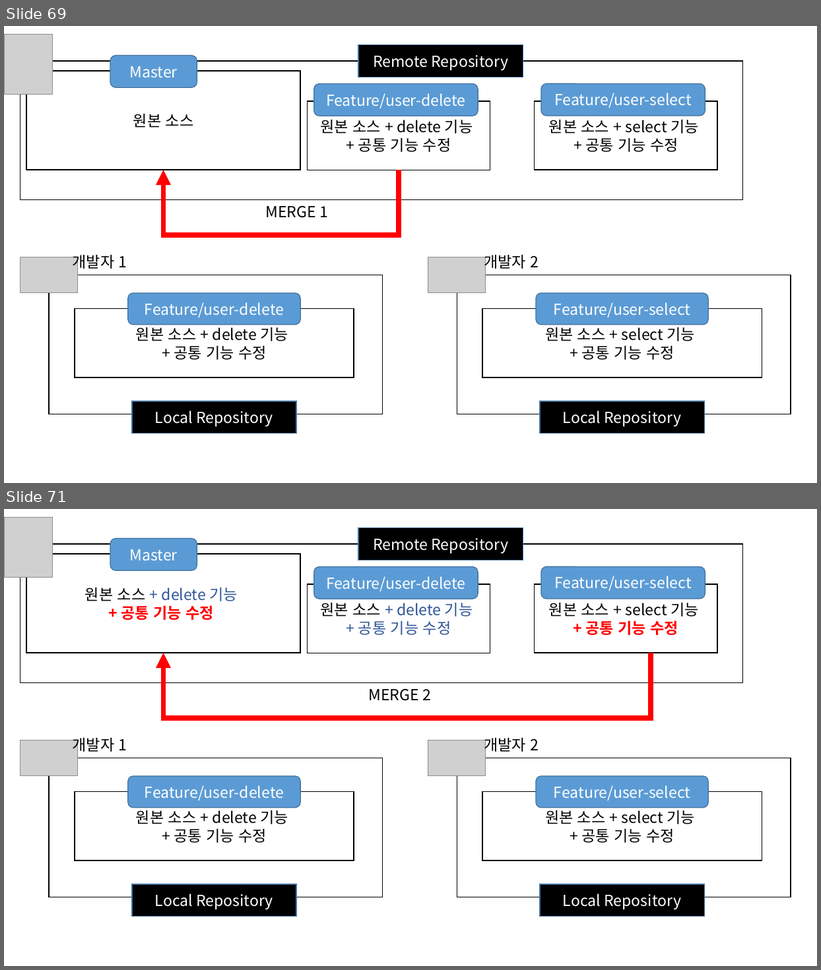
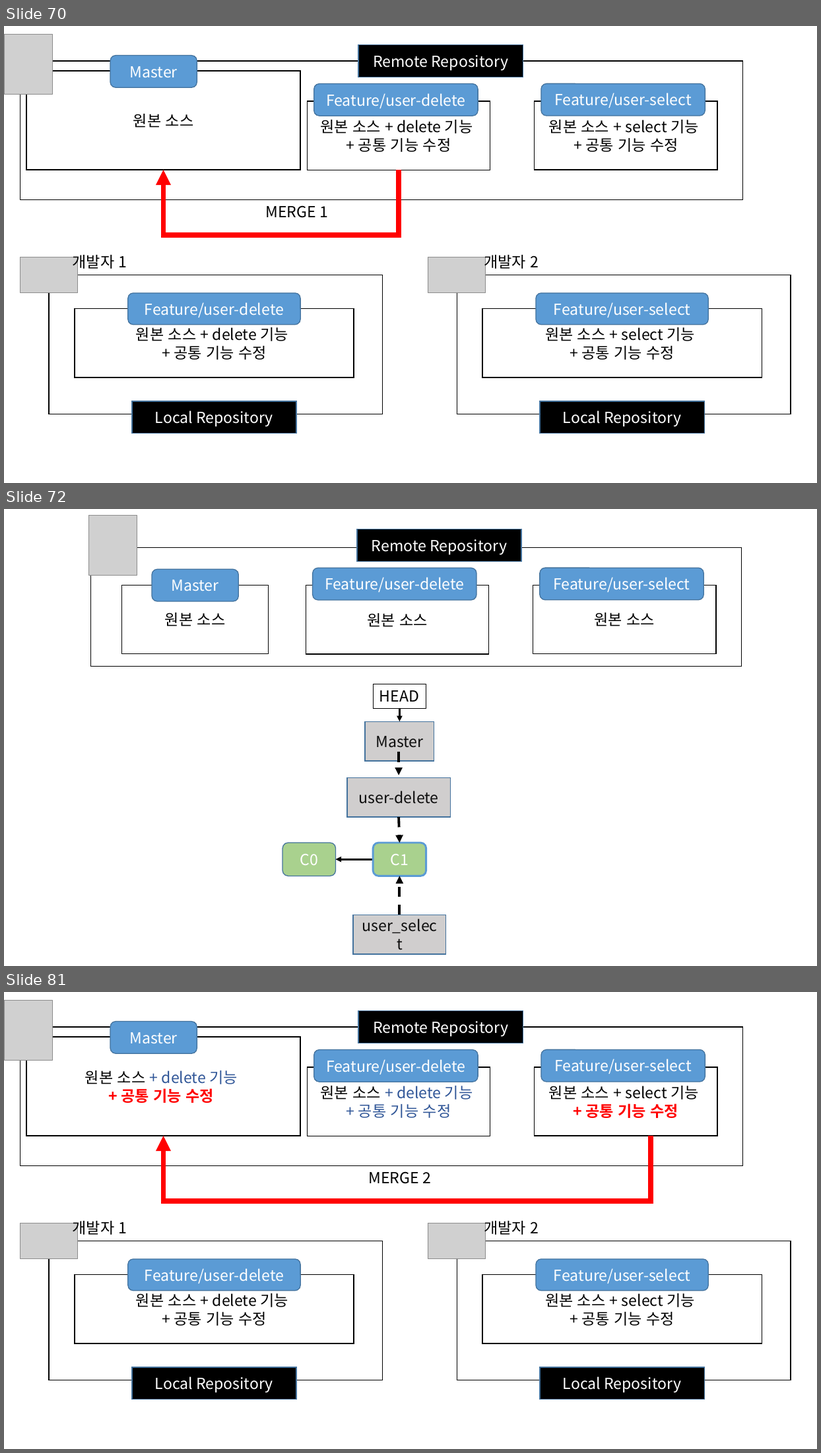
Before and after one commit to SungIn-Shin/git_powerpoint, a slide deck: git_from_the_hell.pptx. Shown one above the other, each under a label of ours: slides 69 and 71 before the commit, slides 70, 72 and 81 after it; the slides between them are not shown. The pictures are 821x970 and 821x1453 pixels, drawn with LibreOffice and Linux fonts; fonts in the diff are those of the drawing; grey boxes stand for pictures. Boxes give left, top, right and bottom in pixels: in the first picture for what was removed or moved away, otherwise in the second. Text is boxed around its words. In the diff, an @@ line names an element or a change of style, - is before the commit and + after.

```diff
--- a/git_from_the_hell.pptx
+++ b/git_from_the_hell.pptx
@@ slide 72 added at [4, 509, 817, 966], background #FFFFFF @@
@@ picture added at [88, 515, 137, 575] @@
@@ rectangle added at [90, 547, 741, 666], outline #000000 1 pt @@
@@ rectangle added at [357, 529, 522, 561], fill #000000, outline #43739E 1 pt, 18 pt, text #FFFFFF @@
+Remote Repository
@@ rounded rectangle added at [540, 568, 704, 600], fill #5B9BD5, outline #43739E 1 pt, 18 pt, text #FFFFFF @@
+Feature/user-select
@@ rectangle added at [122, 586, 269, 654], outline #000000 1 pt, 18 pt, text #000000 @@
+원본 소스
@@ rounded rectangle added at [152, 569, 238, 601], fill #5B9BD5, outline #43739E 1 pt, 18 pt, text #FFFFFF @@
+Master
@@ rectangle added at [306, 586, 489, 654], outline #000000 1 pt, 18 pt, text #000000 @@
+원본 소스
@@ rounded rectangle added at [313, 568, 477, 601], fill #5B9BD5, outline #43739E 1 pt, 18 pt, text #FFFFFF @@
+Feature/user-delete
@@ rectangle added at [533, 586, 717, 654], outline #000000 1 pt, 18 pt, text #000000 @@
+원본 소스
@@ rectangle added at [374, 684, 426, 708], outline #000000 0.75 pt, 18 pt, text #000000 @@
+HEAD
@@ rectangle added at [365, 722, 434, 762], fill #D0CECE, outline #43739E 1 pt, 18 pt, text #0D0D0D @@
+Master
@@ arrow added from (400, 708) to (400, 722), #000000 2.25 pt @@
@@ arrow added from (399, 753) to (399, 776), #000000 3 pt dashed @@
@@ rectangle added at [347, 778, 451, 818], fill #D0CECE, outline #43739E 1 pt, 18 pt, text #0D0D0D @@
+user-delete
@@ arrow added from (399, 817) to (400, 843), #000000 3 pt dashed @@
@@ rounded rectangle added at [283, 843, 336, 877], fill #A9D18E, outline #43739E 1 pt, 18 pt, text #FFFFFF @@
+C0
@@ rounded rectangle added at [373, 843, 426, 877], fill #A9D18E, outline #5B9BD5 2.25 pt, 18 pt, text #FFFFFF @@
+C1
@@ arrow added from (373, 859) to (336, 859), #000000 2.25 pt @@
@@ arrow added from (400, 916) to (400, 876), #000000 3 pt dashed @@
@@ rectangle added at [354, 916, 446, 955], fill #D0CECE, outline #43739E 1 pt, 18 pt, text #0D0D0D @@
+user_select
@@ what was slide 69 is now slide 70 @@
@@ what was slide 71 is now slide 81 @@
```
Also in this commit, not shown: 12 slides changed, 12 other slides added, 4 slides removed.
